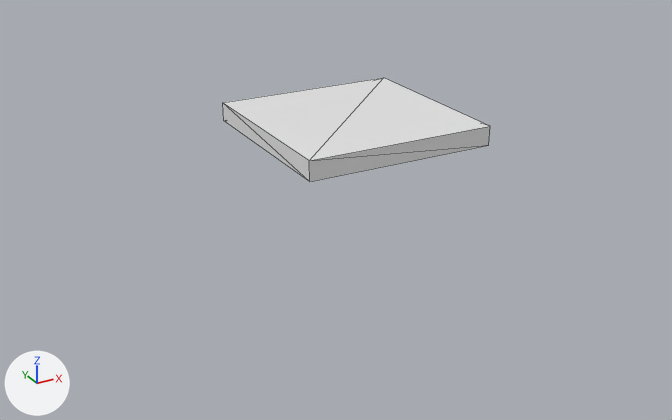
Before and after pictures for a commit that changed the glTF model Mesa1.gltf.
One viewpoint serves both versions: a camera (50 mm lens) standing at (-9.08, -15.86, 6.06) and looking at (-1.72, -2.47, -0.63). The lights are fixed; the arrows at lower left show +X, +Y and +Z. Mesh edges are drawn as thin lines. Where no turn or scale is listed for an object, it has been applied to the vertices. Vertices at the same position are counted once.

Script lines for the objects in view, before the commit:
```python
me_cube_001 = bpy.data.meshes.new('Cube.001')
me_cube_001.from_pydata(...)  # a box spanning x -2.0..2.0, y -2.0..2.0, z -0.2..0.2
ob_cube = bpy.data.objects.new('Cube', me_cube_001)
ob_cube.location = (0.0, 0.0, 0.0)
```
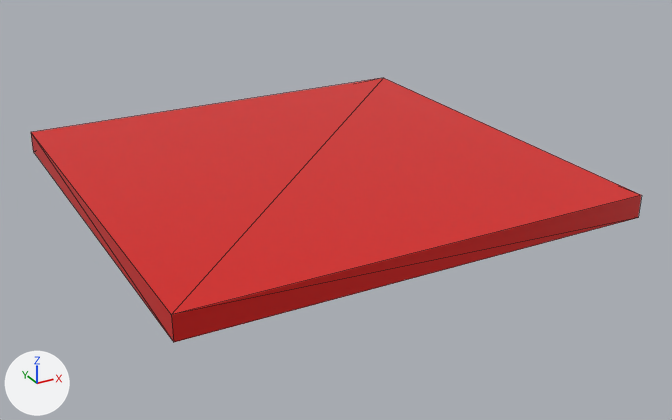
Where the newer file only moved an object's origin or applied its transform, the numbers keep the older frame.

The edits, one by one:
Material 'Material' (mat_material) is new.
Its base color is (0.686, 0.0069, 0.00451) (red #d8140e).
Its roughness is 0.4.
me_cube_001 is used by ob_cube; location (0.0, 0.0, 0.0).
me_cube_001 had 8 vertices, 12 faces and spanned x -2.0..2.0, y -2.0..2.0, z -0.2..0.2.
me_cube_001 now has 8 vertices, 12 faces and spans x -6.0..2.0, y -6.0..2.0, z -0.2..0.2.
Part 1, on me_cube_001:
6 vertices are removed from x -2.0..2.0, y -2.0..2.0, z -0.2..0.2.
12 faces are deleted.
6 vertices are added at (2.0, -6.0, -0.2), (-6.0, 2.0, -0.2), (-6.0, -6.0, -0.2), (2.0, -6.0, 0.2), (-6.0, 2.0, 0.2), (-6.0, -6.0, 0.2).
12 new faces join them.
me_cube_001 now uses material mat_material (red #d8140e).

Location of each change, [x1, y1, x2, y2] in pixels of the pictures (672 x 420 px):
'Cube', reshaped (128% wider, 152% taller): before [223, 78, 490, 182]; after [31, 78, 641, 342]
